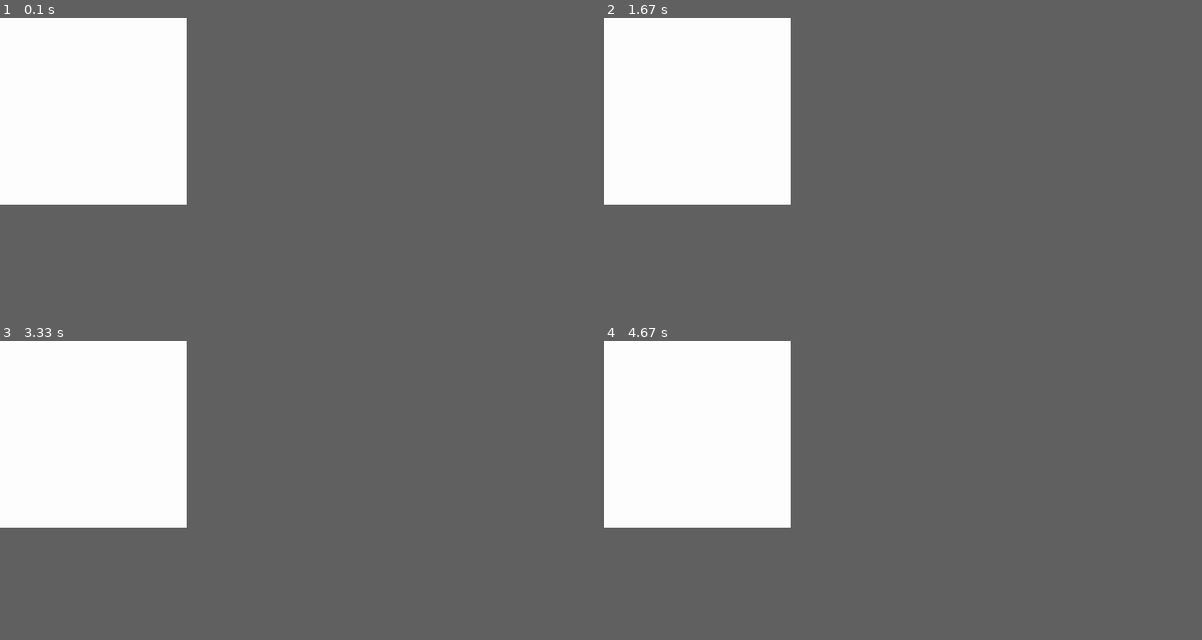
Above: before the commit, frames 1-4 (two rows, left to right).
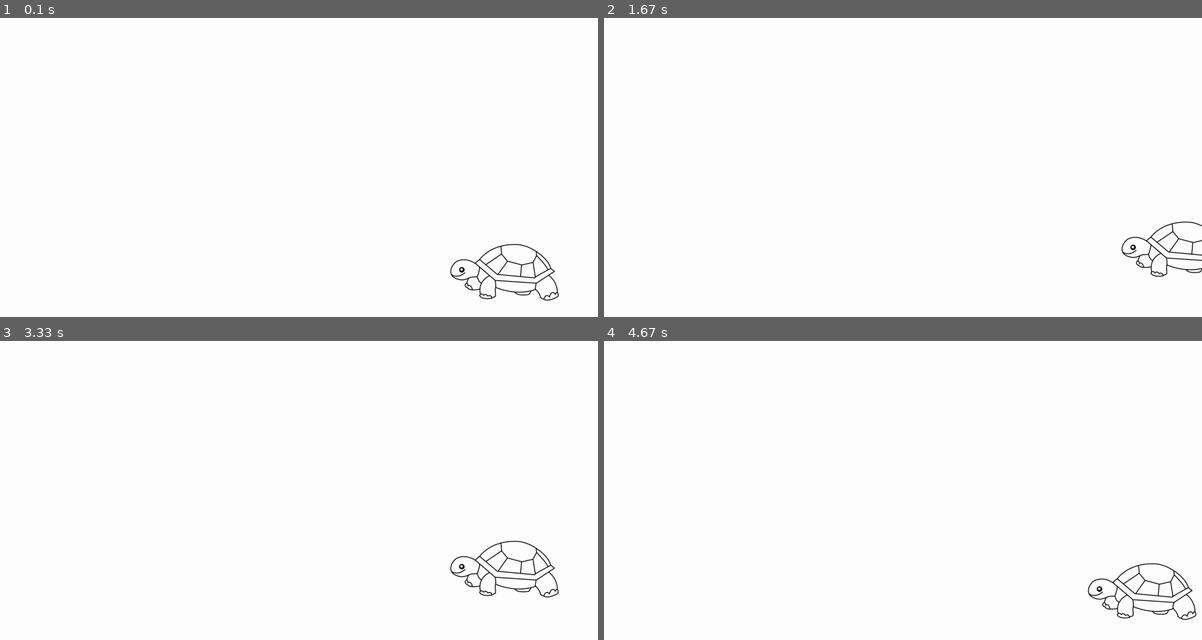
Above: after the commit, the same moments.

Repository: shdwdmn/hello_pygame
Game: pygame game, started from turtle.py
Same seed, same stepped clock (60 frames per second), same inputs: the game is played once before the commit and once after it.
Inputs:
- Up to frame 1 (0.1 s): no input
- Up to frame 2 (1.67 s): hold Right 0.33-0.8 s; hold Up 0.83-1.13 s; hold Right 1.17-1.63 s
- Up to frame 3 (3.33 s): hold Left 1.67-2.2 s; hold Down 2.23-2.53 s; hold Left 2.57-2.97 s; hold Up from 3 s (still down)
- Up to frame 4 (4.67 s): release Up at 3.37 s; hold Right 3.4-4.03 s; hold Down 4.07-4.43 s; hold Left from 4.47 s (still down)
In our replay, the window is 281x281 before the commit and 900x450 after it. These sizes can differ from the game's own. Grey fills any space a smaller window leaves; there, only what the larger window draws over its background counts as a difference.

The runs differ from the first frame. In frame 1, 0.6% of the frame differs, in the area x 75-94%, y 75-95%; in frame 2, 0.4%; in frame 3, 0.6%; in frame 4, 0.6%.

Commit message:
doing stuff

Diff:
--- a/turtle.py
+++ b/turtle.py
@@ -5,10 +5,8 @@
 screen_size = (1600, 800)
 font_path = 'fonts/Titillium-Bold.otf'
 
-green = (0, 255, 0)
-
 pygame.init()
-screen = pygame.display.set_mode((500, 500))
+screen = pygame.display.set_mode(screen_size)
 pygame.display.set_caption("TURTLE")
 
 
